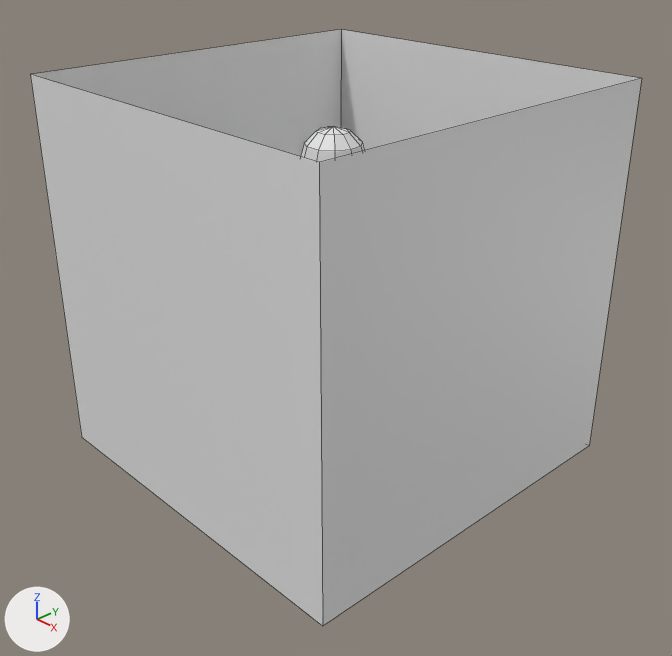
Renders of the Blender file Practica 5 Fluido liquido/Fluido.blend from each side of a commit.
One viewpoint serves both versions: a 50 mm camera at (9.12, -8.53, 5.29) aimed at (0.27, -0.2, -0.68). The axes (+X, +Y, +Z) are drawn at lower left. The lights are the same throughout. Mesh edges are drawn as thin lines.
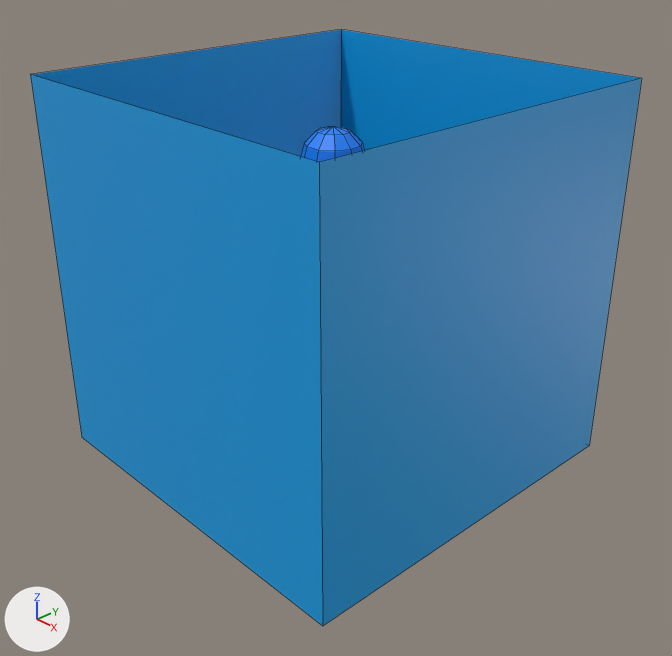
Location of each change, (x1, y1, x2, y2) in pixels of the pictures (672 x 656 px):
'Cube', recoloured (white to blue): (31, 30, 642, 626) in both
'Sphere', recoloured (white to blue): (301, 127, 364, 162) in both

Patch to the scene script:
```diff
--- a/Practica 5 Fluido liquido/Fluido.blend.py
+++ b/Practica 5 Fluido liquido/Fluido.blend.py
@@ mat_material @@
 mat_material = principled_material('Material')
-mat_material.base_color = (0.8, 0.8, 0.8)  # white #e7e7e7
+mat_material.base_color = (0.003, 0.352, 0.8)  # blue #0aa0e7
@@ mat_material_001 @@
+mat_material_001 = principled_material('Material.001')
+mat_material_001.base_color = (0.00376, 0.226, 1.0)  # blue #0c83ff
@@ me_sphere @@
 me_sphere.from_pydata(...)  # 57 vertices, 66 faces; spans x -0.99..0.99, y -0.96..1.0, z -1.0..1.0
+me_sphere.materials.append(mat_material_001)  # blue #0c83ff
```
